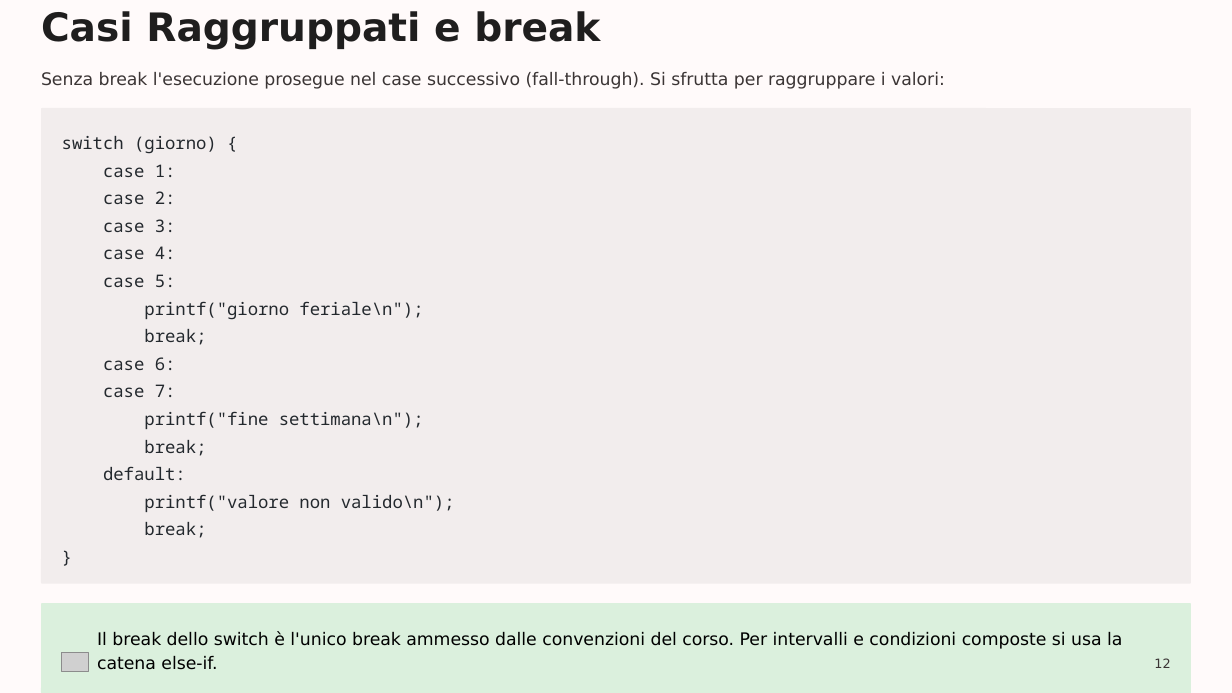
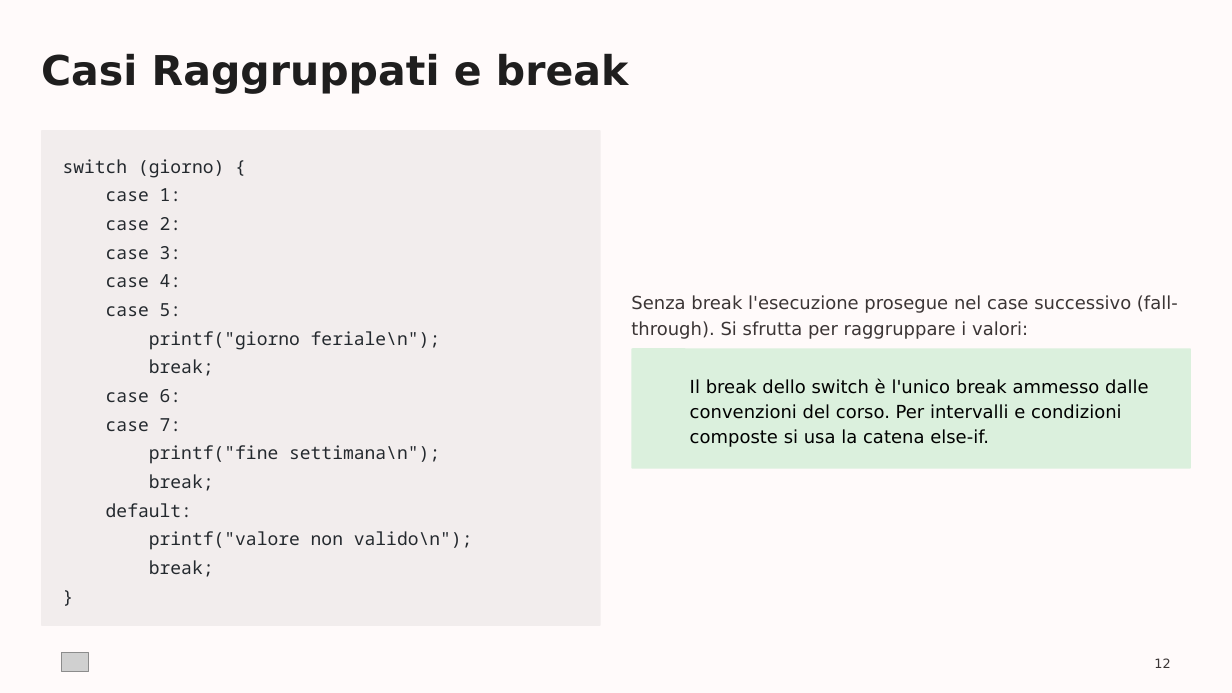
Before and after one commit to albertotesta-teach/linguaggio-C, a slide deck: slide 12 of 00-Documentazione/Linguaggio-C-02-Il-Controllo-del-Flusso.pptx. Drawn at 1232x693 pixels with LibreOffice and Linux fonts; fonts in the diff are those of the drawing; grey boxes stand for pictures; background and template pictures are left out. Boxes give left, top, right and bottom in pixels: in the first picture for what was removed or moved away, otherwise in the second. Text is boxed around its words. In the diff, an @@ line names an element or a change of style, - is before the commit and + after.

```diff
--- a/00-Documentazione/Linguaggio-C-02-Il-Controllo-del-Flusso.pptx
+++ b/00-Documentazione/Linguaggio-C-02-Il-Controllo-del-Flusso.pptx
@@ text "Casi Raggruppati e break": place and size @@
-text "Casi Raggruppati e break" at [41,11,600,50]
+text "Casi Raggruppati e break" at [41,53,629,94]
@@ text "Casi Raggruppati e break" at [41,53,629,94]: size 30.5 to 32 pt @@
@@ rounded rectangle: place and size @@
-rounded rectangle at [41,108,1190,584]
+rounded rectangle at [41,130,601,627]
@@ text "switch (giorno) {": place and size @@
-text "switch (giorno) {" at [62,136,455,538]
+text "switch (giorno) {" at [63,159,473,577]
@@ text "switch (giorno) {" at [63,159,473,577]: size 13.5 to 14 pt @@
@@ text "Senza break l'esecuzione prosegue nel ..." at [631,295,1178,339]: size 13.5 to 14 pt; line spacing 1.14 to 1.17 @@
@@ text "Senza break l'esecuzione prosegue nel ...": place and size @@
-text "Senza break l'esecuzione prosegue nel ..." at [41,72,945,89]
+text "Senza break l'esecuzione prosegue nel ..." at [631,295,1178,339]
@@ rounded rectangle: place and size @@
-rounded rectangle at [41,604,1190,693]
+rounded rectangle at [631,348,1191,469]
@@ rounded rectangle at [631,348,1191,469]: proportions changed @@
@@ text "Il break dello switch è ...": place and size @@
-text "Il break dello switch è ..." at [97,632,1122,670]
+text "Il break dello switch è ..." at [690,379,1148,447]
@@ text "Il break dello switch è ..." at [690,379,1148,447]: size 13.5 to 14 pt; line spacing 1.14 to 1.17 @@
```
Also in this commit, not shown: 1 other file.
